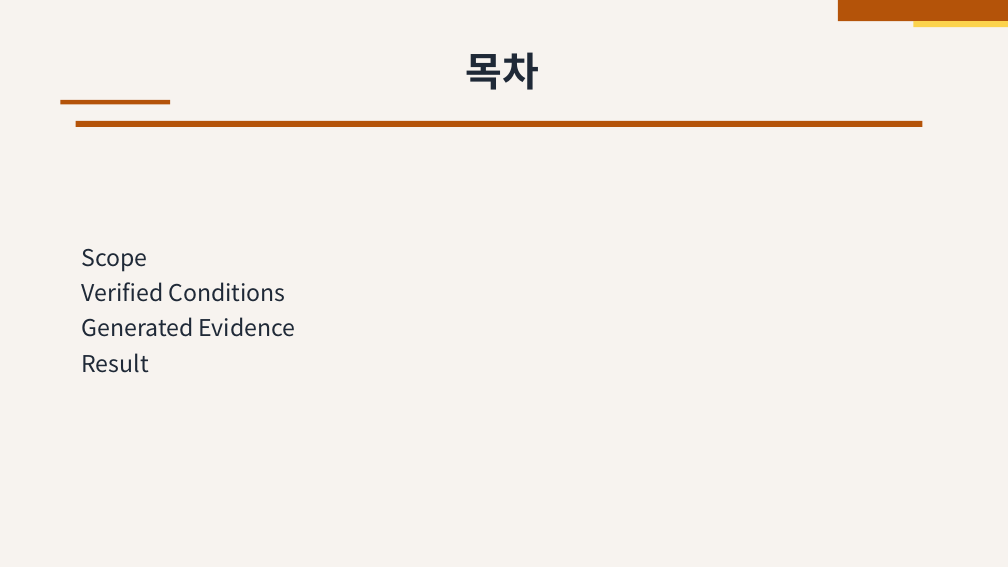
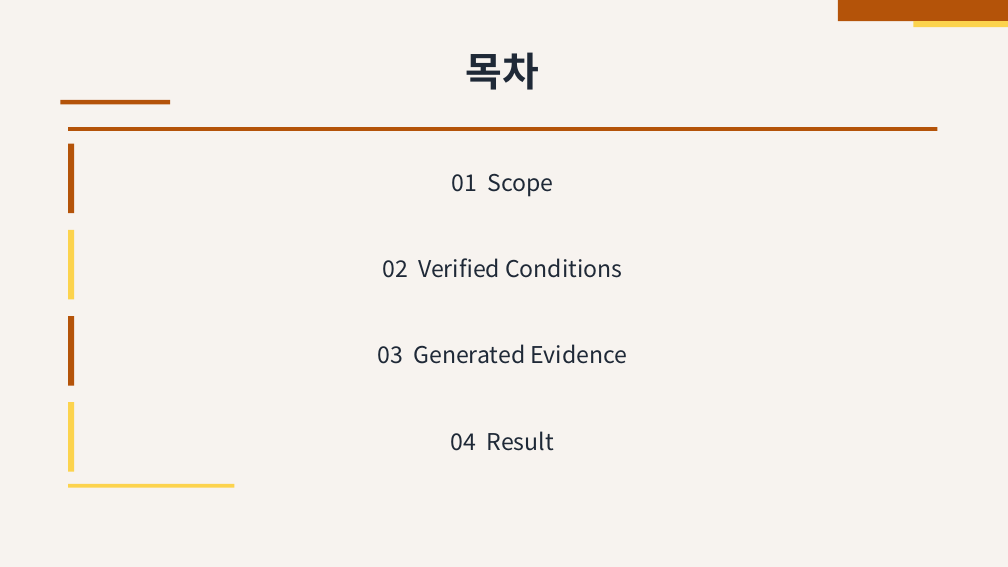
Before and after one commit to ch040602/mdpr-skill, a slide deck: slide 2 of artifacts/release-check/build/deck.pptx. Drawn at 1008x567 pixels with LibreOffice and Linux fonts; fonts in the diff are those of the drawing. Boxes give left, top, right and bottom in pixels: in the first picture for what was removed or moved away, otherwise in the second. Text is boxed around its words. In the diff, an @@ line names an element or a change of style, - is before the commit and + after.

```diff
--- a/artifacts/release-check/build/deck.pptx
+++ b/artifacts/release-check/build/deck.pptx
@@ rectangle: place and size @@
-rectangle at <box>76,121,923,127</box>
+rectangle at <box>68,127,938,131</box>
@@ rectangle added at <box>68,144,74,213</box>, fill #B45309 @@
@@ text at <box>451,173,553,197</box>: text changed @@
-Scope
+01 Scope
@@ rectangle added at <box>68,230,74,299</box>, fill #FCD34D @@
@@ text at <box>382,258,622,278</box>: text changed @@
-Verified Conditions
+02 Verified Conditions
@@ rectangle added at <box>68,316,74,386</box>, fill #B45309 @@
@@ text at <box>378,344,627,364</box>: text changed @@
-Generated Evidence
+03 Generated Evidence
@@ rectangle added at <box>68,402,74,472</box>, fill #FCD34D @@
@@ text at <box>451,431,554,451</box>: text changed @@
-Result
+04 Result
@@ rectangle added at <box>68,484,234,488</box>, fill #FCD34D @@
```
Also in this commit, not shown: 9 other slides changed, 3 other files.
